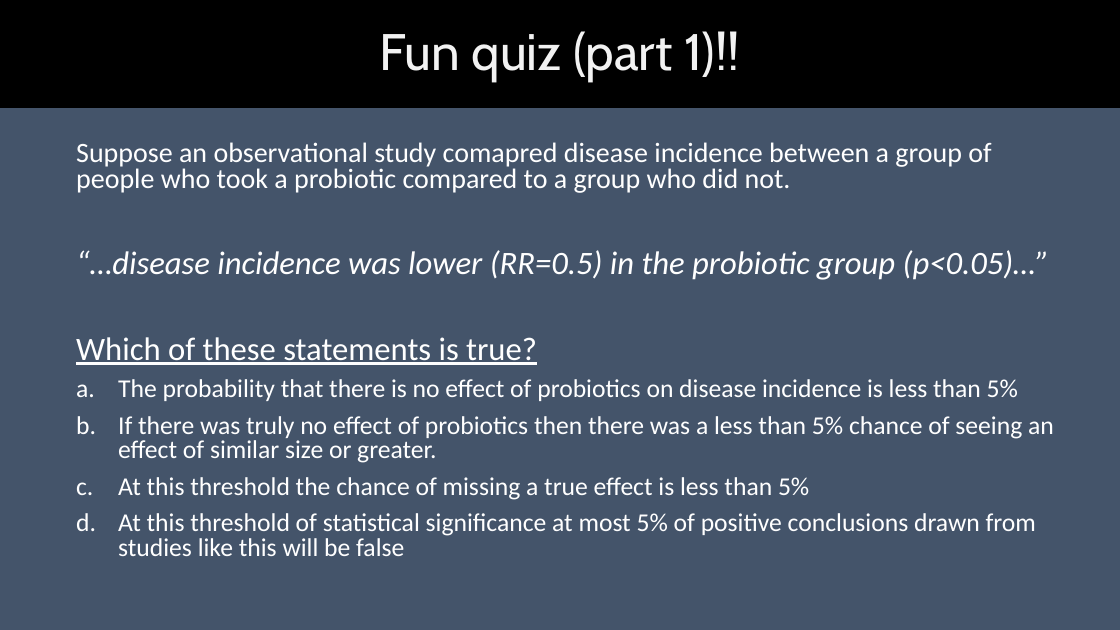
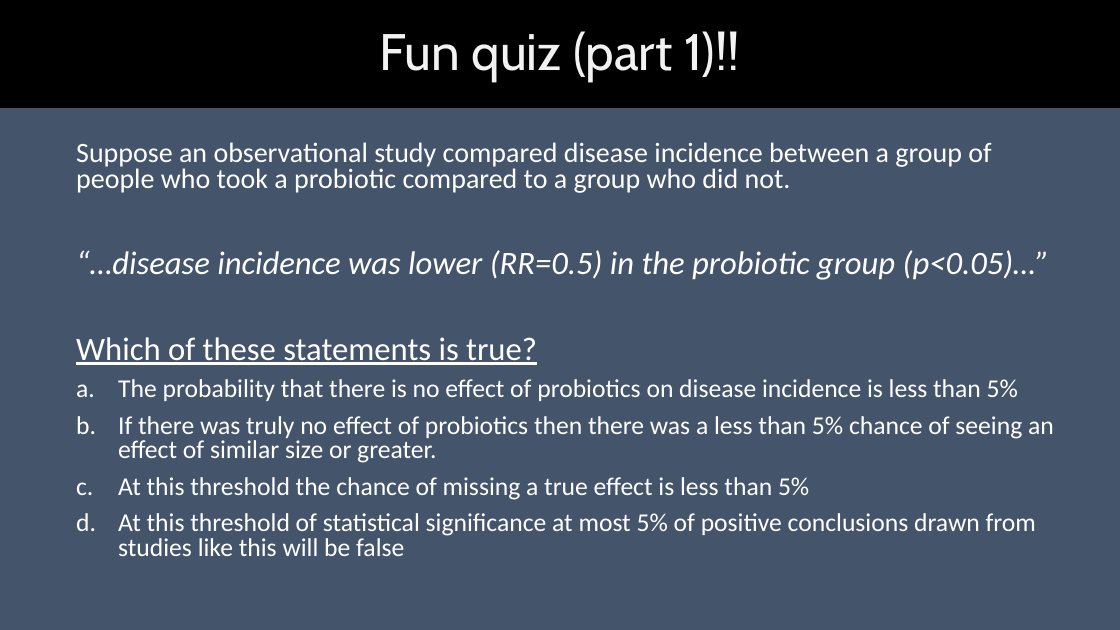
Before and after one commit to georgemsavva/DataScienceGroup, a slide deck: slide 5 of pvalues.pptx. Drawn at 1120x630 pixels with LibreOffice and Linux fonts; fonts in the diff are those of the drawing. Boxes give left, top, right and bottom in pixels: in the first picture for what was removed or moved away, otherwise in the second. Text is boxed around its words. In the diff, an @@ line names an element or a change of style, - is before the commit and + after.

```diff
--- a/pvalues.pptx
+++ b/pvalues.pptx
@@ text at (76, 142, 991, 193): text changed @@
-Suppose an observational study comapred disease incidence between a group of people who took a probiotic compared to a group who did not.
+Suppose an observational study compared disease incidence between a group of people who took a probiotic compared to a group who did not.
```
Also in this commit, not shown: 4 other slides changed.
